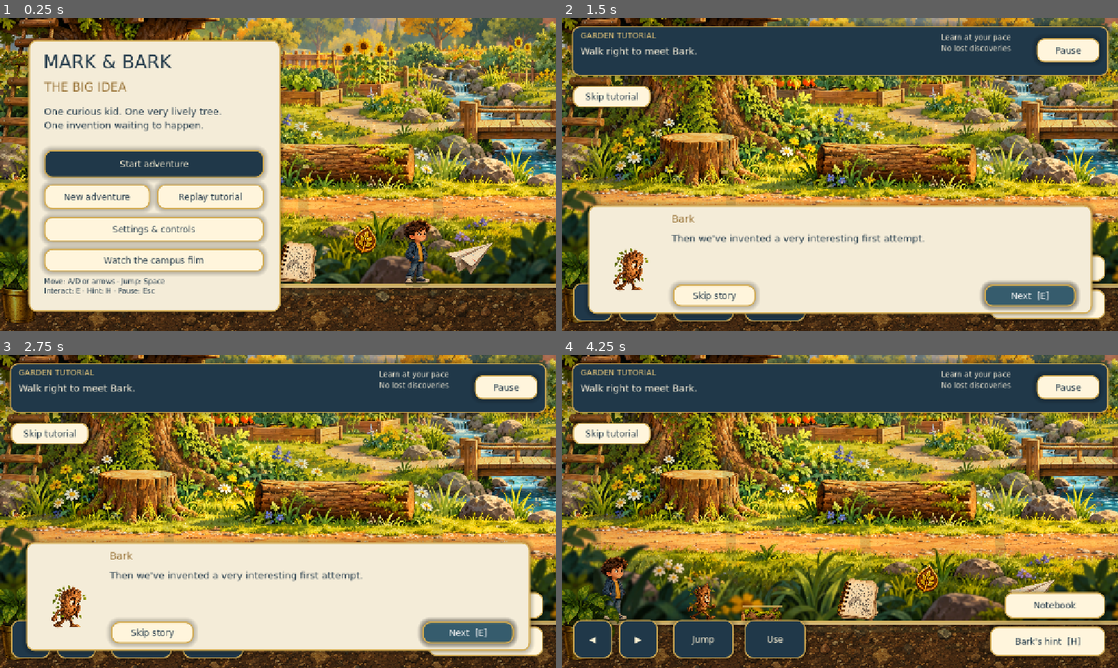
Above: before the commit, frames 1-4 (two rows, left to right).
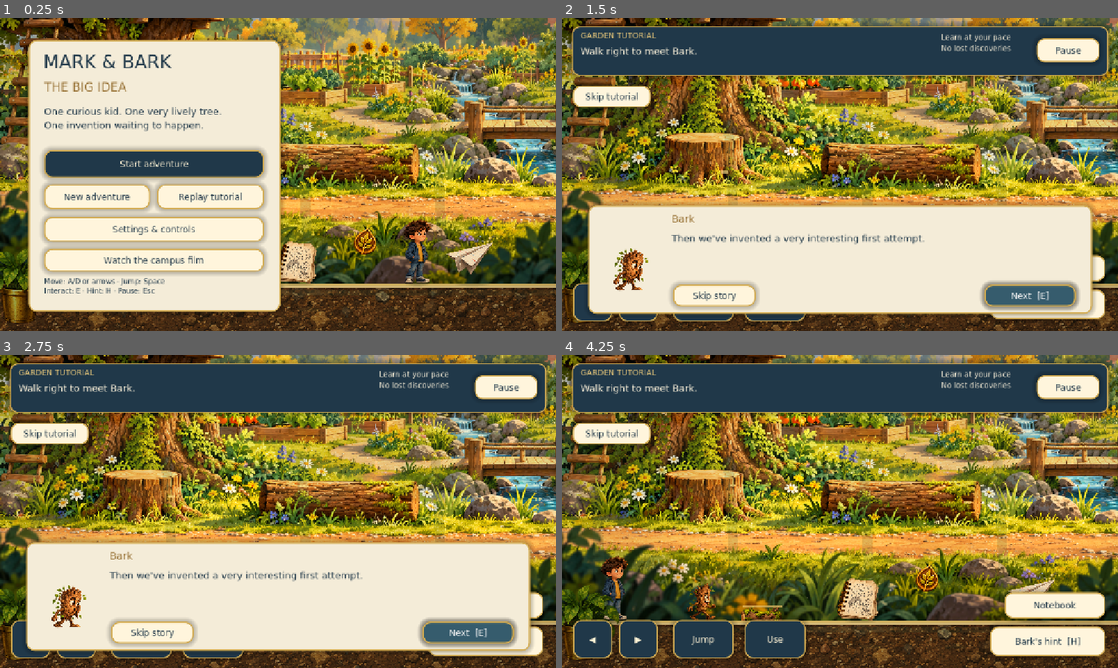
Above: after the commit, the same moments.

Repository: skhaze94-cloud/Mark-and-Bark
Game: Godot game, scene res://scenes/main.tscn
Two runs of this game, one before a commit and one after it. Both use one fixed random seed, a clock stepped at 60 frames per second and the inputs below.
Inputs:
- Up to frame 1 (0.25 s): no input
- Up to frame 2 (1.5 s): click "Replay tutorial" at 0.5 s; click "Bark's hint [H]" at 1.25 s
- Up to frame 3 (2.75 s): click "Notebook" at 2 s
- Up to frame 4 (4.25 s): click "Use" at 2.75 s; click "Skip story" at 3.5 s

The runs differ from the first frame. In frame 1, 28% of the frame differs, in the area x 0-100%, y 0-86%; in frame 2, 29%; in frame 3, 29%; in frame 4, 39%.

Commit message:
Anchor campus scenery, replace duplicate board and improve interaction shadows

Diff:
--- a/assets/index.json
+++ b/assets/index.json
@@ -940,5 +940,16 @@
       914.5,
       860
     ]
+  },
+  "workshop_hub_v4": {
+    "path": "res://assets/workshop_hub_v4.png",
+    "size": [
+      1672,
+      941
+    ],
+    "pivot": [
+      0,
+      0
+    ]
   }
 }
--- /dev/null
+++ b/docs/grounded_verification.json
@@ -0,0 +1,98 @@
+{
+  "failures": [],
+  "godot_version": "4.4.1-stable (official)",
+  "notes": "Automated runtime playthrough uses keyboard events, real physics, GUI touch events and quest callbacks. It does not measure children's play duration.",
+  "passed": [
+    "Title scene loads",
+    "Detailed workshop backdrop is bundled",
+    "Doorway sprite has genuine transparency",
+    "Depth scenery and foreground layers are separate",
+    "Cinematic cutout has transparency: invention_board_v3",
+    "Cinematic cutout has transparency: reading_nook_v3",
+    "Cinematic cutout has transparency: canopy_v3",
+    "Film disables adventure controls",
+    "Furniture and foliage have independent depth planes",
+    "Furniture and canopy anchors do not follow camera movement",
+    "Flattened rooms stay aligned with fixed props",
+    "One live board contains the original delivery target",
+    "Duplicate fair board sprite is removed",
+    "Character shadows use the nearest supporting platform or floor",
+    "Live board updates assembly and launch settings",
+    "Four film shots preserve quest progress",
+    "Keyboard skips film and restores title camera",
+    "Reduced-motion film avoids camera movement and zoom",
+    "Film ends automatically",
+    "Touch skips film through visible control",
+    "Opening film hands off to tutorial",
+    "Tutorial starts with walking",
+    "Walk reaches 310.0",
+    "Tutorial walking gate advances",
+    "Walk reaches 430.0",
+    "Walk reaches 680.0",
+    "Real jump clears tutorial log",
+    "Nearby interaction cue identifies the notebook",
+    "Keyboard interacts with notebook",
+    "Walk reaches 855.0",
+    "Tutorial leaf auto-collects",
+    "Hint advances tutorial",
+    "Walk reaches 1080.0",
+    "Practice flight completes tutorial and opens campus",
+    "Skip tutorial unlocks main gameplay",
+    "Walk reaches 810.0",
+    "Fair invitation starts quest",
+    "Walk reaches 1910.0",
+    "Walking off hallway enters a separate garden room",
+    "Garden camera excludes the hallway",
+    "Scattered notebook recovered",
+    "Walk reaches 2840.0",
+    "Misplaced plant collected",
+    "Walk reaches 2320.0",
+    "Plant restoration advances quest and opens shortcut",
+    "Walk reaches 3290.0",
+    "Required elevated book stack is reachable",
+    "Walk reaches 3500.0",
+    "Pencil collection completes supply list",
+    "Walk reaches 3630.0",
+    "Unlocked garden shortcut reaches workshop",
+    "Walk reaches 4430.0",
+    "Workshop opens after supplies",
+    "All assembly steps persist",
+    "Miss returns plane with a retry dialogue",
+    "Miss reopens assembled workshop",
+    "Hint enables predicted trajectory",
+    "Reliable middle-angle medium-power solution hits target",
+    "Ending summary opens",
+    "Post-ending exploration remains available",
+    "Duplicate leaf collection is prevented",
+    "Optional notebook discovery records after ending",
+    "Optional Bark token records",
+    "Touch controls can be enabled",
+    "Screen touch holds right movement and releases",
+    "Touch release clears movement",
+    "Touch jump uses real character physics",
+    "Two fingers can move and jump together",
+    "Both touch fingers release cleanly",
+    "Reduced-motion setting reaches character and environment",
+    "Walk reaches 3635.0",
+    "Workshop exit returns to garden",
+    "Room crossing preserves story and discoveries",
+    "Walk reaches 1750.0",
+    "Walk reaches 1630.0",
+    "Garden exit re-enters school",
+    "School camera excludes the garden",
+    "Reduced-motion transition finishes without blocking input",
+    "Checkpoint restart preserves quest and discoveries",
+    "Disk save/load restores completed quest and inventory",
+    "Missing art has a safe fallback",
+    "Procedural sound cues load",
+    "Tutorial replay retains existing campus progress"
+  ],
+  "edition": "Grounded interactions",
+  "base_commit": "f74e9405ac7b6833f0455e8a19288b06e38295d6",
+  "visual_review": {
+    "views": 13,
+    "renderer": "OpenGL Compatibility, Mesa llvmpipe",
+    "runtime_errors": 0,
+    "physical_phone_tested": false
+  }
+}
--- a/scripts/campus.gd
+++ b/scripts/campus.gd
@@ -5,6 +5,8 @@
 var tutorial: bool = false
 var clock: float = 0
 var reduced_motion: bool = false
+var board
+var feedback
 var scenery
 var bark: Sprite2D
 var platforms: Array[Rect2] = []
@@ -34,7 +36,7 @@
 	else:
 		background("school_hub",0,1700)
 		background("garden_hub",1700,2000)
-		background("workshop_hub_v2",3700,1900)
+		background("workshop_hub_v4",3700,1900)
 	depth = load("res://scripts/depth_layer.gd").new()
 	depth.tutorial = tutorial
 	depth.z_index = 0
@@ -47,6 +49,16 @@
 	scenery=load("res://scripts/scenery_planes.gd").new()
 	add_child(scenery)
 	scenery.build(tutorial)
+	feedback=load("res://scripts/interaction_feedback.gd").new()
+	feedback.campus=self
+	feedback.z_index=6
+	add_child(feedback)
+	board=null
+	if not tutorial:
+		board=load("res://scripts/invention_board.gd").new()
+		board.name="LiveInventionBoard"
+		board.position=Vector2(4920,385)
+		add_child(board)
 	add_lights()
 	var ground = StaticBody2D.new()
 	ground.collision_layer = 1
@@ -93,6 +105,13 @@
 		bark.position = Vector2(340,610)
 		add_child(bark)
 	bark.z_index = 3
+	var bark_shadow=load("res://scripts/prop_shadow.gd").new()
+	bark_shadow.source=bark
+	bark_shadow.follows=true
+	bark_shadow.half_width=18
+	bark_shadow.softness=5
+	bark_shadow.z_index=1
+	add_child(bark_shadow)
 	refresh()
 	queue_redraw()
 
@@ -100,8 +119,8 @@
 	var s = Sprite2D.new()
 	s.texture = Art.tex(id)
 	s.centered = false
-	s.position = Vector2(x-span*0.0225,0 if id=="workshop_hub_v2" else -305)
-	s.scale = Vector2(span*1.045/s.texture.get_width(),(720.0 if id=="workshop_hub_v2" else 915.0)/s.texture.get_height())
+	s.position = Vector2(x-span*0.0225,0 if id.begins_with("workshop_hub_") else -305)
+	s.scale = Vector2(span*1.045/s.texture.get_width(),(720.0 if id.begins_with("workshop_hub_") else 915.0)/s.texture.get_height())
 	s.z_index = -10
 	add_child(s)
 	backgrounds.append({"sprite":s,"base":s.position.x,"center":x+span/2})
@@ -110,17 +129,14 @@
 	var sprite = Art.prop(id,size)
 	sprite.position = pos
 	sprite.z_index = 2
-	# A flattened silhouette creates a contact shadow without fake collision.
-	var shadow = Sprite2D.new()
-	shadow.texture = sprite.texture
-	shadow.centered = false
-	shadow.offset = sprite.offset
-	shadow.scale = Vector2(1.12,0.075)
-	shadow.position = Vector2(5,3)
-	shadow.modulate = Color(0.10,0.16,0.16,0.23)
-	shadow.show_behind_parent = true
-	sprite.add_child(shadow)
 	add_child(sprite)
+	var shadow=load("res://scripts/prop_shadow.gd").new()
+	shadow.source=sprite
+	shadow.anchor=Vector2(pos.x,610 if pos.y>=585 else pos.y)
+	shadow.half_width=size*0.38
+	shadow.softness=clampf(size*0.035,3,10)
+	shadow.z_index=1
+	add_child(shadow)
 	return sprite
 
 func add_object(id: String, asset: String, pos: Vector2, title: String, size: float) -> void:
@@ -187,7 +203,7 @@
 			elif id=="shortcut":
 				show = bool(Progress.data.plant_restored)
 		item.visible = show
-		item.sprite.visible = show
+		item.sprite.visible = show and id!="fair_target"
 		item.label.visible = false # Contextual HUD prompts keep the scenery uncluttered.
 	if not tutorial and bool(Progress.data.plant_restored):
 		if not has_node("RestoredPlant"):
@@ -228,10 +244,10 @@
 		foreground.reduced_motion = reduced_motion
 		scenery.reduced_motion = reduced_motion
 		for backdrop in backgrounds:
-			backdrop.sprite.position.x = backdrop.base if reduced_motion else backdrop.base+(depth.camera_x-backdrop.center)*0.08
+			backdrop.sprite.position.x = backdrop.base
 	for item in objects:
 		if item.id.begins_with("leaf_") or item.id in ["tutorial_leaf","bark_token"]:
-			item.sprite.position.y = item.pos.y if reduced_motion else item.pos.y+sin(clock*2+item.pos.x)*4
+			item.sprite.position.y = item.pos.y
 
 func _draw() -> void:
 	var tile = Art.tex("garden_soil" if tutorial else "oak_floor")
@@ -276,3 +292,10 @@
 		lamp.color = Color("ffe4b4")
 		lamp.energy = 0.18
 		add_child(lamp)
+
+func support_y(x: float, feet_y: float) -> float:
+	var ground_y=610.0
+	for platform in platforms:
+		if x>=platform.position.x-6 and x<=platform.end.x+6 and platform.position.y>=feet_y-8:
+			ground_y=minf(ground_y,platform.position.y)
+	return ground_y
--- a/scripts/depth_layer.gd
+++ b/scripts/depth_layer.gd
@@ -91,7 +91,7 @@
 
 func garden(start: float, span: float) -> void:
 	# Distant oak silhouettes move more slowly than the foreground.
-	var offset = 0.0 if reduced_motion else (camera_x-start-span/2)*0.035
+	var offset = 0.0
 	for i in range(6):
 		var x = start + 90 + i * span/5 + offset
 		draw_line(Vector2(x,560),Vector2(x-18,235),Color(0.30,0.39,0.26,0.18),23)
--- /dev/null
+++ b/scripts/interaction_feedback.gd
@@ -0,0 +1,33 @@
+extends Node2D
+var campus
+var focus_id: String = ""
+var time: float = 0.0
+var effects: Array[Dictionary] = []
+
+func pulse(at: Vector2) -> void:
+	effects.append({"at":at,"age":0.0})
+
+func _process(delta: float) -> void:
+	time+=delta
+	for effect in effects:effect.age+=delta
+	effects=effects.filter(func(e):return e.age<0.45)
+	queue_redraw()
+
+func _draw() -> void:
+	var item: Dictionary=campus.object(focus_id)
+	if not item.is_empty() and item.visible:
+		var sprite: Sprite2D=item.sprite
+		var rect: Rect2=sprite.get_rect()
+		rect=Rect2(sprite.position+rect.position*sprite.scale,rect.size*sprite.scale).grow(8)
+		var tint=Color(1.0,0.86,0.46,0.78)
+		var length=minf(18.0,rect.size.x/4)
+		for spec in [[rect.position,Vector2(1,1)],[Vector2(rect.end.x,rect.position.y),Vector2(-1,1)],[rect.end,Vector2(-1,-1)],[Vector2(rect.position.x,rect.end.y),Vector2(1,-1)]]:
+			draw_line(spec[0],spec[0]+Vector2(spec[1].x*length,0),tint,2.2,true)
+			draw_line(spec[0],spec[0]+Vector2(0,spec[1].y*length),tint,2.2,true)
+		# The stable brackets identify the exact object, not just a nearby HUD label.
+		var icon=Art.tex("ui_parts_hint_bulb")
+		draw_texture_rect(icon,Rect2(rect.get_center().x-12,rect.position.y-32,24,24),false,Color(1,1,1,0.92))
+	if not campus.reduced_motion:
+		for effect in effects:
+			var phase: float=effect.age/0.45
+			draw_arc(effect.at,14+phase*28,0,TAU,32,Color(1,0.88,0.52,(1-phase)*0.5),2,true)
--- /dev/null
+++ b/scripts/invention_board.gd
@@ -0,0 +1,79 @@
+extends Node2D
+# One mounted live chalkboard: assembly, flight settings and fair delivery target.
+var angle: int = 1
+var power: int = 0
+var frame: Sprite2D
+var heading: Label
+var status: Label
+var time: float = 0.0
+const TARGET = Vector2(130,-95)
+
+func _ready() -> void:
+	frame=Art.prop("invention_board_v3",540)
+	frame.position=Vector2.ZERO
+	frame.show_behind_parent=true
+	var cast=Sprite2D.new()
+	cast.texture=frame.texture
+	cast.centered=false
+	cast.offset=frame.offset
+	cast.position=Vector2(20,15)
+	cast.modulate=Color(0.08,0.12,0.12,0.20)
+	cast.show_behind_parent=true
+	frame.add_child(cast)
+	add_child(frame)
+	# The frame keeps its oak detail; live drawings replace its baked chalk doodles.
+	var slate=Polygon2D.new()
+	slate.polygon=PackedVector2Array([Vector2(-235,-248),Vector2(237,-248),Vector2(237,-63),Vector2(-235,-63)])
+	slate.color=Color.WHITE
+	slate.texture=Art.tex("invention_board_v3")
+	slate.uv=PackedVector2Array([Vector2(600,350),Vector2(950,350),Vector2(950,550),Vector2(600,550)])
+	slate.show_behind_parent=true
+	add_child(slate)
+	heading=make_label("OUR BIG IDEA",Vector2(-225,-241),18,Color("f1e7c8"))
+	status=make_label("",Vector2(-225,-87),15,Color("d6e7d5"))
+	z_index=1
+
+func make_label(text: String, at: Vector2, size: int, colour: Color) -> Label:
+	var label=Label.new()
+	label.text=text
+	label.position=at
+	label.size=Vector2(440,30)
+	label.add_theme_font_override("font",Art.font)
+	label.add_theme_font_size_override("font_size",size)
+	label.add_theme_color_override("font_color",colour)
+	add_child(label)
+	return label
+
+func _process(delta: float) -> void:
+	time+=delta
+	var built=int(Progress.data.assembled)
+	status.text="Invitation delivered!" if Progress.data.completed else "Build: "+str(built)+" / 3  ·  Angle "+str([25,40,55][angle])+"°  ·  "+["Gentle","Medium","Strong"][power]
+	queue_redraw()
+
+func _draw() -> void:
+	var chalk=Color("e2ead7")
+	var built=int(Progress.data.assembled)
+	for i in range(3):
+		var at=Vector2(-184+i*75,-161)
+		var icon=Art.tex(["collectibles_books","collectibles_pencil","collectibles_paper_plane"][i])
+		draw_texture_rect(icon,Rect2(at-Vector2(24,24),Vector2(48,48)),false,Color(1,1,1,1 if i<built else 0.32))
+		if i<built:
+			draw_line(at+Vector2(-10,32),at+Vector2(-3,38),chalk,2,true)
+			draw_line(at+Vector2(-3,38),at+Vector2(12,23),chalk,2,true)
+		else:draw_circle(at+Vector2(0,33),6,Color(0.85,0.9,0.8,0.5),false,1.5,true)
+	# A small chalk diagram reacts to chosen presets; the playable target stays fixed.
+	var previous=Vector2(12,-135)
+	for i in range(1,20):
+		var t=float(i)/19.0
+		var next=Vector2(12+t*(100+power*22),-135-sin(t*PI)*(22+angle*13)+t*30)
+		if i%3!=0:draw_line(previous,next,Color(0.89,0.87,0.68,0.75),1.4,true)
+		previous=next
+	# Actual target centre is exactly the existing 5050,290 quest coordinate.
+	draw_circle(TARGET,36,Color("efe5bc"))
+	draw_circle(TARGET,30,Color("466367"))
+	draw_circle(TARGET,21,Color("e0bd67"),false,2,true)
+	var envelope=Art.tex("collectibles_envelope")
+	draw_texture_rect(envelope,Rect2(TARGET-Vector2(17,13),Vector2(34,26)),false)
+	if Progress.data.completed:
+		draw_line(TARGET+Vector2(-13,0),TARGET+Vector2(-3,10),chalk,4,true)
+		draw_line(TARGET+Vector2(-3,10),TARGET+Vector2(17,-14),chalk,4,true)
--- a/scripts/main.gd
+++ b/scripts/main.gd
@@ -491,6 +491,9 @@
 	campus.depth.camera_x = camera.position.x
 	campus.foreground.camera_x = camera.position.x
 	campus.scenery.camera_x = camera.position.x
+	if is_instance_valid(campus.board):
+		campus.board.angle=angle_choice
+		campus.board.power=power_choice
 	if not busy and flight.is_empty():
 		idle_time+=delta
 		if absf(player.velocity.x)>20:idle_time=0
@@ -567,10 +570,12 @@
 	counter.text="Learn at your pace\nNo lost discoveries" if mode=="tutorial" else "Leaves  "+str(Progress.data.leaves.size())+" / 6\nNotes   "+str(Progress.data.discoveries.size())+" / 2\nBark token  "+("Found!" if Progress.data.bark_token else "Hidden")
 	hud.get_node("SkipTutorial").visible=mode=="tutorial"
 	touch_root.visible=bool(Progress.settings.touch) or input_touch or OS.has_feature("mobile")
+	campus.feedback.focus_id=""
 	if busy or not flight.is_empty():
 		prompt.text=""
 	else:
 		var item=campus.nearest(player.position)
+		campus.feedback.focus_id=String(item.id) if not item.is_empty() else ""
 		prompt.text=("Use: " if touch_root.visible else "[E] ")+String(item.title) if not item.is_empty() else ""
 
 	prompt_panel.visible=not prompt.text.is_empty()
@@ -583,6 +588,7 @@
 	if item.is_empty():
 		toast("Walk a little closer to a notebook, sign or invention.")
 		return
+	campus.feedback.pulse(item.pos+Vector2(0,-20))
 	interact_object(item.id)
 
 func interact_object(id: String) -> void:
@@ -687,6 +693,9 @@
 	button(p,"Back to exploring",Rect2(240,335,300,55),close_modal,true)
 
 func show_workshop() -> void:
+	if is_instance_valid(campus.board):
+		campus.board.angle=angle_choice
+		campus.board.power=power_choice
 	var p=open_modal(Rect2(135,140,1010,520))
 	label_at(p,"THE BIG IDEA WORKSHOP",Rect2(28,20,920,45),30)
 	var built=int(Progress.data.assembled)
--- a/scripts/player.gd
+++ b/scripts/player.gd
@@ -96,12 +96,15 @@
 			sprite.scale.x*=1.0+settle*0.5
 
 func _draw() -> void:
-	var height = maxf(0.0,610.0-position.y)
+	var support: float=get_parent().campus.support_y(position.x,position.y)
+	var height = maxf(0.0,support-position.y)
 	var radius = 30.0 * clampf(1.0-height/450.0,0.45,1.0)
-	var points = PackedVector2Array()
-	for i in range(32):
-		points.append(Vector2(cos(i*TAU/32)*radius,610.0-position.y+sin(i*TAU/32)*7))
-	draw_colored_polygon(points,Color(0.09,0.14,0.13,0.23))
+	for layer in range(4):
+		var points = PackedVector2Array()
+		var spread=1.0-layer*0.12
+		for i in range(32):
+			points.append(Vector2(height*0.06+cos(i*TAU/32)*radius*spread,support-position.y+sin(i*TAU/32)*7*spread))
+		draw_colored_polygon(points,Color(0.09,0.14,0.13,0.065*clampf(1.0-height/500.0,0.45,1.0)))
 	if not reduced_motion:
 		for mote in dust:
 			var local: Vector2=mote.at-global_position
--- /dev/null
+++ b/scripts/prop_shadow.gd
@@ -0,0 +1,23 @@
+extends Node2D
+# Independent world-space contact shadows never inherit pickup bob or sprite scale.
+var source: CanvasItem
+var anchor: Vector2
+var half_width: float = 28.0
+var softness: float = 6.0
+var opacity: float = 0.19
+var follows: bool = false
+
+func _process(_delta: float) -> void:
+	if not is_instance_valid(source):
+		queue_free()
+		return
+	visible=source.visible
+	position=source.position if follows else anchor
+	queue_redraw()
+
+func _draw() -> void:
+	for layer in range(4):
+		var radius=Vector2(half_width*(1.0-layer*0.12),softness*(1.0-layer*0.14))
+		var points=PackedVector2Array()
+		for i in range(32):points.append(Vector2(7,3)+Vector2(cos(i*TAU/32),sin(i*TAU/32))*radius)
+		draw_colored_polygon(points,Color(0.08,0.12,0.12,opacity/4.0))
--- a/scripts/scenery_planes.gd
+++ b/scripts/scenery_planes.gd
@@ -1,5 +1,5 @@
 extends Node2D
-# Visual planes never alter interaction or collision coordinates.
+# All furniture and foliage stay anchored in world space. Depth comes from overlap and light.
 var planes: Array[Dictionary] = []
 var camera_x: float = 640.0
 var reduced_motion: bool = false
@@ -7,7 +7,7 @@
 var time: float = 0.0
 var light_sources: Array = []
 
-func add_piece(id: String, at: Vector2, span: float, depth: float, center: float, layer: int, sway: float = 0.0) -> Sprite2D:
+func add_piece(id: String, at: Vector2, span: float, _depth: float, _center: float, layer: int, sway: float = 0.0) -> Sprite2D:
 	var sprite = Art.prop(id,span)
 	sprite.position=at
 	sprite.z_index=layer
@@ -20,7 +20,7 @@
 	cast.show_behind_parent=true
 	sprite.add_child(cast)
 	add_child(sprite)
-	planes.append({"sprite":sprite,"origin":at,"factor":depth,"center":center,"sway":sway})
+	planes.append({"sprite":sprite,"origin":at,"sway":sway})
 	return sprite
 
 func build(is_tutorial: bool) -> void:
@@ -29,7 +29,6 @@
 		add_piece("school_props_red_locker",Vector2(335,560),255,0.10,850,1)
 		add_piece("school_props_navy_locker",Vector2(515,560),255,0.10,850,1)
 		add_piece("reading_nook_v3",Vector2(1220,575),420,0.16,850,1)
-		add_piece("invention_board_v3",Vector2(4690,320),340,0.15,4650,1)
 		add_piece("school_props_bookcase",Vector2(5350,540),270,0.12,4650,1)
 		add_piece("school_props_plant",Vector2(4930,510),105,0.17,4650,1,0.012)
 		add_piece("school_props_plant",Vector2(960,408),83,0.18,850,1,0.014)
@@ -47,7 +46,6 @@
 		var sprite: Sprite2D=piece.sprite
 		sprite.position=piece.origin
 		if not reduced_motion:
-			sprite.position.x+=(camera_x-float(piece.center))*float(piece.factor)
 			sprite.rotation=sin(time*0.65+float(piece.origin.x))*float(piece.sway)
 		else:sprite.rotation=0
 	queue_redraw()
--- a/tests/playthrough.gd
+++ b/tests/playthrough.gd
@@ -83,6 +83,30 @@
 	await ticks(3)
 	check(game.mode=="cinematic" and not game.player.enabled,"Film disables adventure controls")
 	check(game.campus.scenery.planes.size()>=10,"Furniture and foliage have independent depth planes")
+	var anchored: Array[Vector2]=[]
+	game.campus.scenery.camera_x=4000
+	game.campus.scenery._process(0)
+	for piece in game.campus.scenery.planes:anchored.append(piece.sprite.position)
+	game.campus.scenery.camera_x=5000
+	game.campus.scenery._process(0)
+	var stable=true
+	for i in range(anchored.size()):stable=stable and anchored[i]==game.campus.scenery.planes[i].sprite.position
+	check(stable,"Furniture and canopy anchors do not follow camera movement")
+	game.campus.depth.camera_x=5000
+	game.campus._process(0)
+	var painted_stable=true
+	for backdrop in game.campus.backgrounds:painted_stable=painted_stable and backdrop.sprite.position.x==backdrop.base
+	check(painted_stable,"Flattened rooms stay aligned with fixed props")
+	check(is_instance_valid(game.campus.board) and game.campus.board.global_position+game.campus.board.TARGET==Vector2(5050,290),"One live board contains the original delivery target")
+	check(not game.campus.object("fair_target").sprite.visible,"Duplicate fair board sprite is removed")
+	check(game.campus.support_y(3290,490)==490 and game.campus.support_y(3290,460)==490 and game.campus.support_y(4430,605)==610,"Character shadows use the nearest supporting platform or floor")
+	var assembly_before=int(Progress.data.assembled)
+	Progress.data.assembled=2
+	game.campus.board.angle=2
+	game.campus.board.power=2
+	game.campus.board._process(0)
+	check("2 / 3" in game.campus.board.status.text and "55" in game.campus.board.status.text and "Strong" in game.campus.board.status.text,"Live board updates assembly and launch settings")
+	Progress.data.assembled=assembly_before
 	for time in [2.0,9.0,16.0,23.0]:
 		game.cinema.age=time
 		game.cinema.update_shot()
@@ -126,6 +150,7 @@
 	await press_key(KEY_SPACE)
 	await walk_to(680)
 	check(game.tutorial_step==2,"Real jump clears tutorial log")
+	check(game.campus.feedback.focus_id=="tutorial_notebook","Nearby interaction cue identifies the notebook")
 	await press_key(KEY_E)
 	await dismiss()
 	check(game.tutorial_step==3,"Keyboard interacts with notebook")
--- a/tests/visual_review.gd
+++ b/tests/visual_review.gd
@@ -20,17 +20,17 @@
 	DirAccess.make_dir_recursive_absolute("res://test_output")
 	game=load("res://scenes/main.tscn").instantiate()
 	get_tree().root.add_child(game)
-	await capture("v3_title")
+	await capture("v4_title")
 	game.start_tutorial()
 	game.dismiss_dialogue()
 	game.player.position=Vector2(670,605)
-	await capture("v3_tutorial")
+	await capture("v4_tutorial")
 	Progress.data.stage=1
 	game.start_campus()
 	game.player.position=Vector2(790,605)
 	game.sync_room()
 	game.toast_time=0
-	await capture("v3_hallway")
+	await capture("v4_hallway")
 	Progress.data.stage=3
 	Progress.data.notebook=true
 	Progress.data.plant=true
@@ -38,10 +38,10 @@
 	game.player.position=Vector2(2800,605)
 	game.sync_room()
 	game.campus.refresh()
-	await capture("v3_garden")
+	await capture("v4_garden")
 	game.begin_room_transition(2,4240,"Into the invention workshop")
 	game.room_transition.age=0.22
-	await capture("v3_transition")
+	await capture("v4_transition")
 	game.cancel_room_transition()
 	game.player.enabled=true
 	Progress.data.stage=6
@@ -51,18 +51,21 @@
 	game.player.position=Vector2(4490,605)
 	game.sync_room()
 	game.campus.refresh()
-	await capture("v3_workshop")
+	await capture("v4_workshop")
+	game.player.position=Vector2(4930,605)
+	game.sync_room()
+	await capture("v4_live_board")
 	game.show_workshop()
-	await capture("v3_workshop_ui")
+	await capture("v4_workshop_ui")
 	game.close_modal()
 	Progress.settings.touch=true
 	game.apply_settings()
-	await capture("v3_touch")
+	await capture("v4_touch")
 	game.cinema.begin(game.return_from_film)
 	for spec in [[2.0,"garden"],[9.0,"hallway"],[16.0,"workshop"],[23.0,"finale"]]:
 		game.cinema.age=spec[0]
 		game.cinema.update_shot()
-		await capture("v3_film_"+spec[1])
+		await capture("v4_film_"+spec[1])
 	game.cinema.finish()
 	print("Visual fixtures captured")
 	get_tree().quit()
Binary file added: assets/workshop_hub_v4.png
Not shown, added: assets/workshop_hub_v4.png.import
Binary file changed: docs/previews/campus_film.png
Binary file changed: docs/previews/garden.png
Binary file changed: docs/previews/hallway.png
Binary file added: docs/previews/live_board.png
Not shown, added: docs/previews/live_board.png.import
Binary file changed: docs/previews/title.png
Binary file changed: docs/previews/workshop.png
Not shown, added: scripts/interaction_feedback.gd.uid
Not shown, added: scripts/invention_board.gd.uid
Not shown, added: scripts/prop_shadow.gd.uid
(and 3 more such lines)
